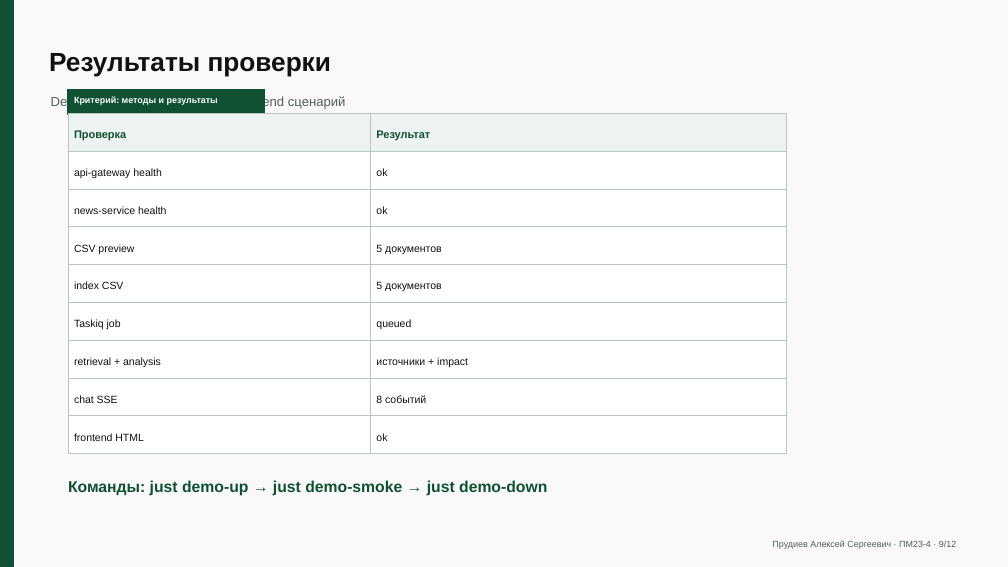
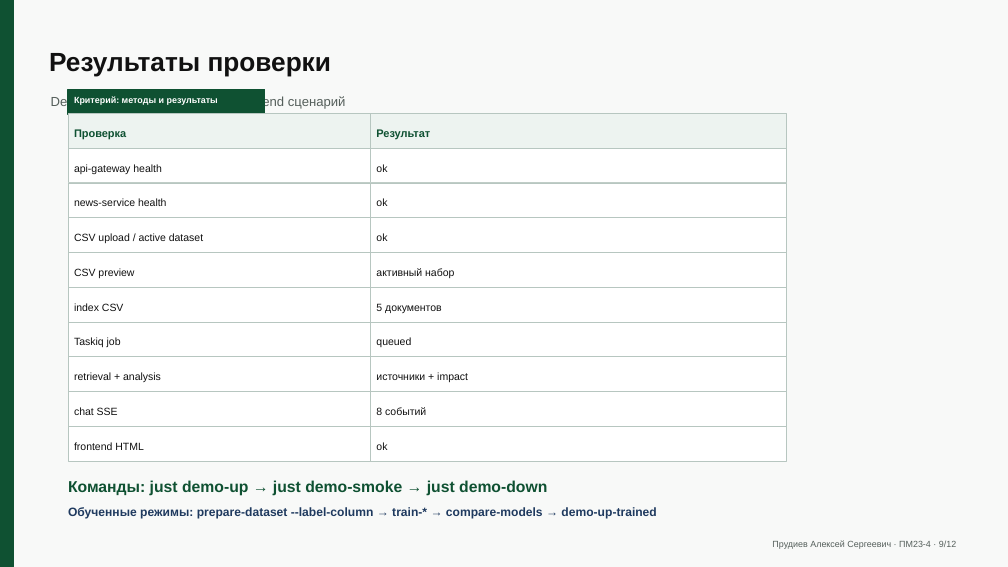
Before and after one commit to alexeydev22/news-analysis, a slide deck: slide 9 of docs/final/coursework-defense-presentation.pptx. Drawn at 1008x567 pixels with LibreOffice and Linux fonts; fonts in the diff are those of the drawing. Boxes give left, top, right and bottom in pixels: in the first picture for what was removed or moved away, otherwise in the second. Text is boxed around its words. In the diff, an @@ line names an element or a change of style, - is before the commit and + after.

```diff
--- a/docs/final/coursework-defense-presentation.pptx
+++ b/docs/final/coursework-defense-presentation.pptx
@@ 4 texts, 4 rectangles moved together from (x1=68, y1=151, x2=786, y2=227) to (x1=68, y1=148, x2=786, y2=218) @@
@@ text at (x1=74, y1=233, x2=203, y2=243): text changed @@
-CSV preview
+CSV upload / active dataset
@@ text at (x1=376, y1=233, x2=387, y2=241): text changed @@
-5 документов
+ok
@@ 4 rectangles moved together from (x1=68, y1=227, x2=786, y2=302) to (x1=68, y1=218, x2=786, y2=287) @@
@@ text at (x1=74, y1=268, x2=134, y2=278): text changed @@
-index CSV
+CSV preview
@@ text added at (x1=376, y1=268, x2=454, y2=278), 10 pt, text #111111 @@
+активный набор
@@ rectangle moved from (x1=68, y1=302, x2=371, y2=340) to (x1=68, y1=287, x2=371, y2=322) @@
@@ rectangle moved from (x1=371, y1=302, x2=786, y2=340) to (x1=371, y1=287, x2=786, y2=322) @@
@@ text "5 документов" moved from (x1=376, y1=281, x2=442, y2=291) to (x1=376, y1=303, x2=442, y2=313) @@
@@ text added at (x1=74, y1=303, x2=124, y2=311), 10 pt, text #111111 @@
+index CSV
@@ 4 rectangles moved together from (x1=68, y1=340, x2=786, y2=416) to (x1=68, y1=322, x2=786, y2=392) @@
@@ text "Taskiq job" moved from (x1=74, y1=319, x2=121, y2=329) to (x1=74, y1=337, x2=121, y2=347) @@
@@ text "queued" moved from (x1=376, y1=319, x2=411, y2=329) to (x1=376, y1=337, x2=411, y2=347) @@
@@ 4 texts moved together from (x1=74, y1=357, x2=468, y2=403) to (x1=74, y1=372, x2=468, y2=415) @@
@@ rectangle resized from (x1=68, y1=416, x2=371, y2=454) to (x1=68, y1=392, x2=371, y2=426) @@
@@ rectangle resized from (x1=371, y1=416, x2=786, y2=454) to (x1=371, y1=392, x2=786, y2=426) @@
@@ rectangle added at (x1=68, y1=426, x2=371, y2=461), fill #FFFFFF, outline #B7C6C0 0.8 pt @@
@@ text "frontend HTML" moved from (x1=74, y1=433, x2=144, y2=441) to (x1=74, y1=442, x2=144, y2=450) @@
@@ rectangle added at (x1=371, y1=426, x2=786, y2=461), fill #FFFFFF, outline #B7C6C0 0.8 pt @@
@@ text "ok" moved from (x1=376, y1=433, x2=387, y2=441) to (x1=376, y1=442, x2=387, y2=450) @@
@@ text added at (x1=68, y1=507, x2=656, y2=519), 11.5 pt, text #1F3A5F, bold @@
+Обученные режимы: prepare-dataset --label-column → train-* → compare-models → demo-up-trained
```
Also in this commit, not shown: 6 other slides changed, 23 other files.
